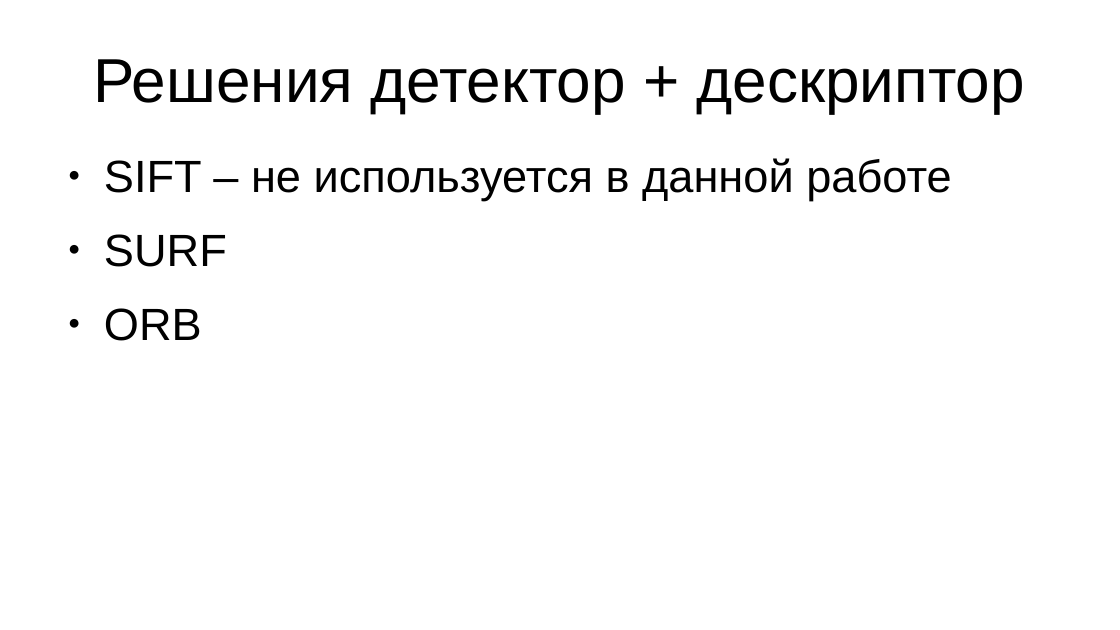
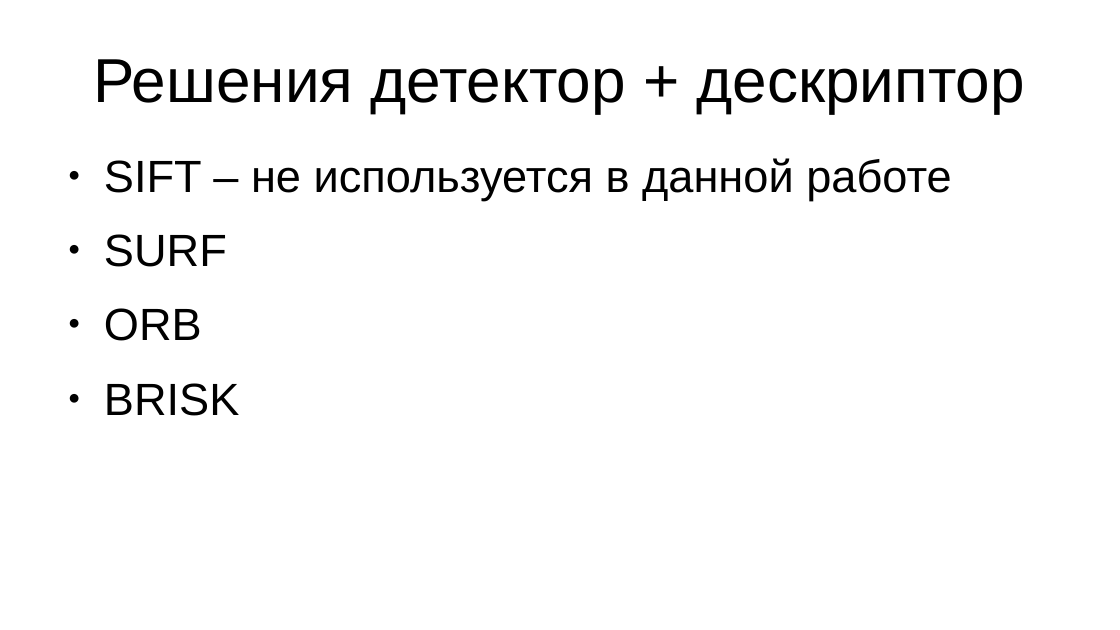
Before and after one commit to daniel-95/diploma, a slide deck: slide 11 of диплом/вкр.pptx. Drawn at 1120x630 pixels with LibreOffice and Linux fonts; fonts in the diff are those of the drawing. Boxes give left, top, right and bottom in pixels: in the first picture for what was removed or moved away, otherwise in the second. Text is boxed around its words. In the diff, an @@ line names an element or a change of style, - is before the commit and + after.

```diff
--- a/диплом/вкр.pptx
+++ b/диплом/вкр.pptx
@@ text at [104, 383, 239, 416]: paragraph added @@
+● BRISK
```
Also in this commit, not shown: 1 other slide changed, 1 slide added, 1 other file.
